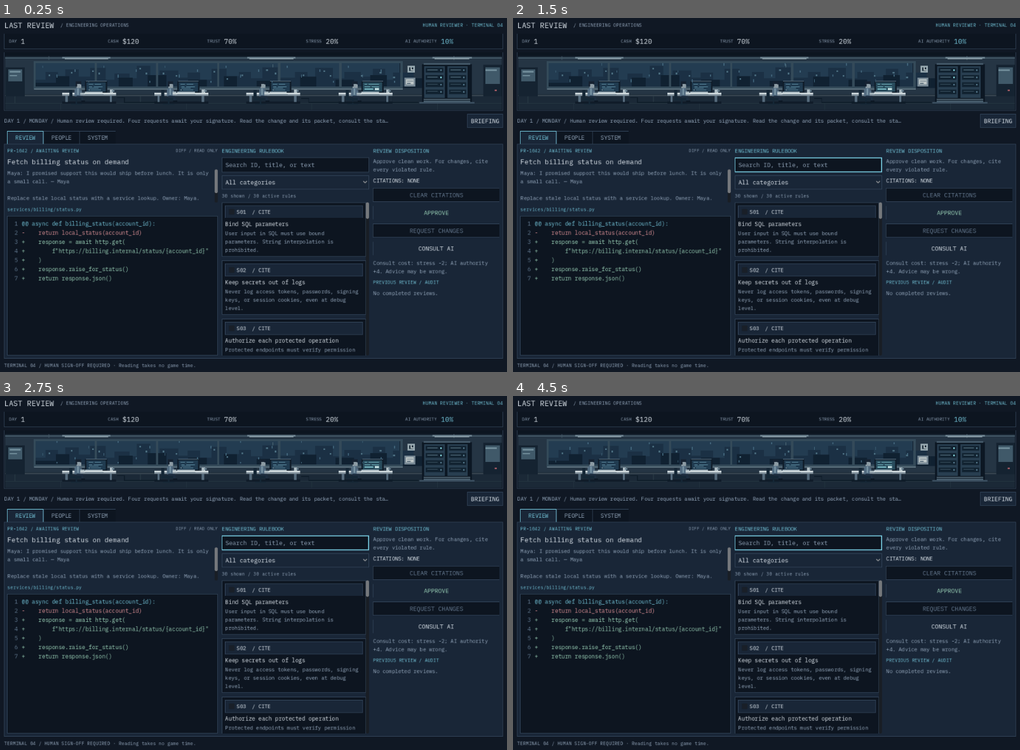
Above: before the commit, frames 1-4 (two rows, left to right).
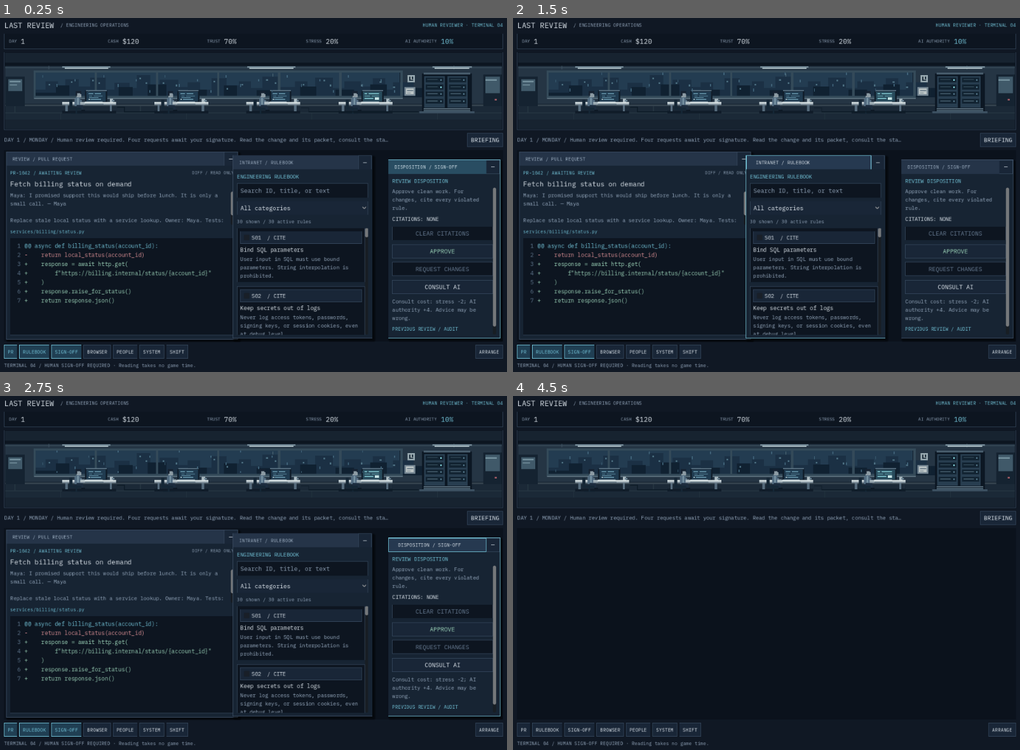
Above: after the commit, the same moments.

Repository: exponent-to/last-review
Game: Godot game, scene res://native/main.tscn
Same seed, same stepped clock (60 frames per second), same inputs: the game is played once before the commit and once after it.
Inputs (mouse positions are in pixels of both pictures, inside the frame that each line leads up to):
- Up to frame 1 (0.25 s): no input
- Up to frame 2 (1.5 s): click (629, 159) at 0.5 s, where only the run after the commit has a clickable "REVIEW / PULL REQUEST"; click (807, 163) at 1.25 s, where only the run after the commit has a clickable "INTRANET / RULEBOOK"
- Up to frame 3 (2.75 s): click (436, 544) at 2 s, where only the run after the commit has a clickable "DISPOSITION / SIGN-OFF"
- Up to frame 4 (4.5 s): click (746, 537) at 2.75 s, where only the run after the commit has a clickable "—"; click (878, 541) at 3.5 s, where only the run after the commit has a clickable "—"; click (1004, 544) at 4.25 s, where only the run after the commit has a clickable "—"

The runs differ from the first frame. In frame 1, 23% of the frame differs, in the area x 0-100%, y 10-97%; in frame 2, 22%; in frame 3, 23%; in frame 4, 39%.

Commit message:
feat: add draggable native review desktop and local intranet browser

Diff:
--- /dev/null
+++ b/native/desktop_window.gd
@@ -0,0 +1,148 @@
+extends PanelContainer
+## A native floating desktop window with mouse and keyboard titlebar movement.
+
+signal activated(window_id: String)
+signal minimized(window_id: String)
+
+var window_id: String = ""
+var window_title: String = "WINDOW"
+var body: VBoxContainer
+var title_button: Button
+var _dragging: bool = false
+var _drag_offset: Vector2 = Vector2.ZERO
+var _active: bool = false
+
+
+func _ready() -> void:
+	mouse_filter = Control.MOUSE_FILTER_STOP
+	var frame: VBoxContainer = VBoxContainer.new()
+	frame.add_theme_constant_override("separation", 0)
+	add_child(frame)
+	var titlebar: HBoxContainer = HBoxContainer.new()
+	titlebar.add_theme_constant_override("separation", 0)
+	frame.add_child(titlebar)
+	title_button = Button.new()
+	title_button.text = "  " + window_title
+	title_button.alignment = HORIZONTAL_ALIGNMENT_LEFT
+	title_button.size_flags_horizontal = Control.SIZE_EXPAND_FILL
+	title_button.custom_minimum_size.y = 32
+	title_button.add_theme_font_size_override("font_size", 12)
+	title_button.tooltip_text = "Drag to move. With the title focused, use arrow keys; Shift moves farther."
+	title_button.gui_input.connect(_title_input)
+	titlebar.add_child(title_button)
+	var minimize_button: Button = Button.new()
+	minimize_button.text = "—"
+	minimize_button.custom_minimum_size = Vector2(34, 32)
+	minimize_button.tooltip_text = "Minimize " + window_title + "; reopen from the taskbar."
+	minimize_button.pressed.connect(minimize_window)
+	titlebar.add_child(minimize_button)
+	var margin: MarginContainer = MarginContainer.new()
+	margin.size_flags_vertical = Control.SIZE_EXPAND_FILL
+	for edge: String in ["left", "right", "top", "bottom"]:
+		margin.add_theme_constant_override("margin_" + edge, 9)
+	frame.add_child(margin)
+	body = VBoxContainer.new()
+	body.size_flags_horizontal = Control.SIZE_EXPAND_FILL
+	body.size_flags_vertical = Control.SIZE_EXPAND_FILL
+	body.add_theme_constant_override("separation", 8)
+	margin.add_child(body)
+	set_active(false)
+
+
+func set_active(active: bool) -> void:
+	_active = active
+	var panel: StyleBoxFlat = StyleBoxFlat.new()
+	panel.bg_color = Color("172433")
+	panel.border_color = Color("79c7da") if active else Color("405268")
+	panel.set_border_width_all(1)
+	panel.shadow_color = Color(0, 0, 0, 0.48)
+	panel.shadow_size = 5
+	panel.shadow_offset = Vector2(4, 5)
+	add_theme_stylebox_override("panel", panel)
+	if is_instance_valid(title_button):
+		var title_style: StyleBoxFlat = StyleBoxFlat.new()
+		title_style.bg_color = Color("294d62") if active else Color("253448")
+		title_style.content_margin_top = 5
+		title_style.content_margin_bottom = 5
+		title_button.add_theme_stylebox_override("normal", title_style)
+		title_button.add_theme_color_override("font_color", Color("e0edf5") if active else Color("a3b5c8"))
+
+
+func focus_window() -> void:
+	if not is_inside_tree() or not visible:
+		return
+	get_parent().move_child(self, get_parent().get_child_count() - 1)
+	activated.emit(window_id)
+
+
+func minimize_window() -> void:
+	_dragging = false
+	hide()
+	minimized.emit(window_id)
+
+
+func restore_window(keyboard_focus: bool = true) -> void:
+	show()
+	clamp_to_desktop()
+	focus_window()
+	if keyboard_focus:
+		title_button.grab_focus()
+
+
+func clamp_to_desktop() -> void:
+	var desktop: Control = get_parent() as Control
+	if desktop == null:
+		return
+	# Keep a useful titlebar fragment reachable even when the body is offscreen.
+	position.x = clampf(position.x, -maxf(0.0, size.x - 140.0), maxf(0.0, desktop.size.x - 140.0))
+	position.y = clampf(position.y, 0.0, maxf(0.0, desktop.size.y - 34.0))
+
+
+func move_window(delta: Vector2) -> void:
+	position += delta
+	clamp_to_desktop()
+
+
+func _title_input(event: InputEvent) -> void:
+	if event is InputEventMouseButton and event.button_index == MOUSE_BUTTON_LEFT:
+		if event.pressed:
+			focus_window()
+			_dragging = true
+			_drag_offset = get_global_mouse_position() - global_position
+		else:
+			_dragging = false
+	elif event is InputEventKey and event.pressed:
+		var step: float = 32.0 if event.shift_pressed else 8.0
+		var delta: Vector2 = Vector2.ZERO
+		match event.keycode:
+			KEY_LEFT: delta.x = -step
+			KEY_RIGHT: delta.x = step
+			KEY_UP: delta.y = -step
+			KEY_DOWN: delta.y = step
+		if delta != Vector2.ZERO:
+			focus_window()
+			move_window(delta)
+			accept_event()
+
+
+func _input(event: InputEvent) -> void:
+	if not is_visible_in_tree():
+		_dragging = false
+		return
+	if event is InputEventMouseButton and event.button_index == MOUSE_BUTTON_LEFT:
+		if not event.pressed:
+			_dragging = false
+		elif get_global_rect().has_point(get_global_mouse_position()) and _is_top_window_at_pointer():
+			focus_window()
+	elif event is InputEventMouseMotion and _dragging:
+		global_position = get_global_mouse_position() - _drag_offset
+		clamp_to_desktop()
+
+
+func _is_top_window_at_pointer() -> bool:
+	var siblings: Array[Node] = get_parent().get_children()
+	siblings.reverse()
+	for sibling: Node in siblings:
+		if sibling is PanelContainer and sibling.visible and sibling.get_global_rect().has_point(get_global_mouse_position()):
+			return sibling == self
+	return true
--- a/native/interface.gd
+++ b/native/interface.gd
@@ -7,6 +7,7 @@
 signal reset_requested
 signal motion_changed(enabled: bool)
 
+const DesktopWindow = preload("res://native/desktop_window.gd")
 const Catalog = preload("res://content/catalog.gd")
 const TerminalFont: FontFile = preload("res://art/fonts/IBMPlexMono-Regular.ttf")
 const BACK: Color = Color("101824")
@@ -36,7 +37,15 @@
 var _hud: Dictionary = {}
 var _people: Dictionary = {}
 var _rule_rows: Array[Dictionary] = []
-var _review_columns: HBoxContainer
+var _desktop: Control
+var _windows: Dictionary = {}
+var _dock_buttons: Dictionary = {}
+var _last_phase: String = ""
+var _browser_address: LineEdit
+var _browser_text: Label
+var _browser_back: Button
+var _browser_history: Array[String] = []
+var _browser_path: String = "home"
 var _phase_panel: VBoxContainer
 var _phase_title: Label
 var _phase_detail: Label
@@ -87,13 +96,8 @@
 	var briefing_row: HBoxContainer = _row(frame)
 	_briefing = _paragraph(briefing_row, "", 13, DIM)
 	_button(briefing_row, "BRIEFING", func() -> void: _briefing_dialog.popup_centered())
-	var tabs: TabContainer = TabContainer.new()
-	tabs.size_flags_vertical = Control.SIZE_EXPAND_FILL
-	tabs.size_flags_horizontal = Control.SIZE_EXPAND_FILL
-	frame.add_child(tabs)
-	_build_review(_tab(tabs, "REVIEW"))
-	_build_people(_tab(tabs, "PEOPLE"))
-	_build_system(_tab(tabs, "SYSTEM"))
+	_build_desktop(frame)
+	_build_dock(frame)
 	_notice = _paragraph(frame, "", 14, CYAN)
 	_notice.visible = false
 	_footer = _label(frame, "REVIEW DESK  /  Reading takes no game time.", 12, DIM)
@@ -111,6 +115,7 @@
 	_briefing_dialog.get_label().autowrap_mode = TextServer.AUTOWRAP_WORD_SMART
 	_briefing_dialog.get_label().custom_minimum_size.x = 600
 	add_child(_briefing_dialog)
+	_arrange_windows.call_deferred()
 
 
 func _build_theme() -> Theme:
@@ -269,17 +274,58 @@
 	parent.add_child(panel)
 	scene_host = Control.new()
 	scene_host.name = "SceneHost"
-	scene_host.custom_minimum_size = Vector2(640, 144)
+	scene_host.custom_minimum_size = Vector2(640, 192)
 	scene_host.clip_contents = true
 	panel.add_child(scene_host)
 
 
-func _build_review(page: VBoxContainer) -> void:
-	_review_columns = _row(page, 10)
-	_review_columns.size_flags_vertical = Control.SIZE_EXPAND_FILL
-	var code: VBoxContainer = _column(_review_columns)
-	code.size_flags_stretch_ratio = 1.5
-	code.custom_minimum_size.x = 385
+func _build_desktop(parent: Node) -> void:
+	_desktop = Control.new()
+	_desktop.name = "TerminalDesktop"
+	_desktop.size_flags_vertical = Control.SIZE_EXPAND_FILL
+	_desktop.size_flags_horizontal = Control.SIZE_EXPAND_FILL
+	_desktop.custom_minimum_size.y = 340
+	_desktop.clip_contents = true
+	parent.add_child(_desktop)
+	var back: ColorRect = ColorRect.new()
+	back.color = Color("0b121c")
+	back.mouse_filter = Control.MOUSE_FILTER_IGNORE
+	back.set_anchors_and_offsets_preset(Control.PRESET_FULL_RECT)
+	_desktop.add_child(back)
+	_build_review_content(_new_window("review", "REVIEW / PULL REQUEST").body)
+	_build_rulebook(_new_window("rules", "INTRANET / RULEBOOK").body)
+	_build_decision(_new_window("decision", "DISPOSITION / SIGN-OFF").body)
+	_build_people(_new_window("people", "DIRECTORY / COLLEAGUES").body)
+	_build_system(_new_window("system", "TERMINAL / SYSTEM").body)
+	_build_browser(_new_window("browser", "INTRANET / LOCAL BROWSER").body)
+	var phase_window: DesktopWindow = _new_window("shift", "PERSONNEL / SHIFT RECORD")
+	_phase_panel = _scroll_column(phase_window.body)
+	_phase_title = _label(_phase_panel, "", 22, CYAN)
+	_phase_detail = _paragraph(_phase_panel, "", 16)
+	_evening_buttons = _row(_phase_panel)
+	for choice: String in ["rest", "socialize", "study"]:
+		var button: Button = _button(_evening_buttons, choice.to_upper(), _emit_command.bind({"type": "next-day", "choice": choice}))
+		button.size_flags_horizontal = Control.SIZE_EXPAND_FILL
+	_complete_button = _button(_phase_panel, "START NEW RUN", func() -> void: _confirmation.popup_centered())
+	_phase_feedback = _paragraph(_phase_panel, "", 14, DIM)
+
+	for id: String in ["people", "system", "browser", "shift"]:
+		_windows[id].hide()
+	_desktop.resized.connect(_arrange_windows)
+
+
+func _new_window(id: String, title: String) -> DesktopWindow:
+	var window: DesktopWindow = DesktopWindow.new()
+	window.window_id = id
+	window.window_title = title
+	window.activated.connect(_focus_app)
+	window.minimized.connect(func(_id: String) -> void: _update_dock())
+	_desktop.add_child(window)
+	_windows[id] = window
+	return window
+
+
+func _build_review_content(code: VBoxContainer) -> void:
 	var title_row: HBoxContainer = _row(code)
 	_pr_id = _label(title_row, "PULL REQUEST", 12, CYAN)
 	_spacer(title_row)
@@ -305,22 +351,117 @@
 	_diff.wrap_mode = TextEdit.LINE_WRAPPING_BOUNDARY
 	_diff.custom_minimum_size.y = 130
 	code.add_child(_diff)
-	_build_rulebook(_review_columns)
-	_build_decision(_review_columns)
-	_phase_panel = _scroll_column(page)
-	_phase_panel.get_parent().visible = false
-	_phase_title = _label(_phase_panel, "", 22, CYAN)
-	_phase_detail = _paragraph(_phase_panel, "", 16)
-	_evening_buttons = _row(_phase_panel)
-	for choice: String in ["rest", "socialize", "study"]:
-		var button: Button = _button(_evening_buttons, choice.to_upper(), _emit_command.bind({"type": "next-day", "choice": choice}))
-		button.size_flags_horizontal = Control.SIZE_EXPAND_FILL
-	_complete_button = _button(_phase_panel, "START NEW RUN", func() -> void: _confirmation.popup_centered())
-	_phase_feedback = _paragraph(_phase_panel, "", 14, DIM)
+
+
+func _build_dock(parent: Node) -> void:
+	var dock: HBoxContainer = _row(parent, 5)
+	for item: Array in [["review", "PR"], ["rules", "RULEBOOK"], ["decision", "SIGN-OFF"], ["browser", "BROWSER"], ["people", "PEOPLE"], ["system", "SYSTEM"], ["shift", "SHIFT"]]:
+		var id: String = str(item[0])
+		var button: Button = _button(dock, str(item[1]), _open_app.bind(id))
+		button.toggle_mode = true
+		button.add_theme_font_size_override("font_size", 12)
+		_dock_buttons[id] = button
+	_spacer(dock)
+	var arrange: Button = _button(dock, "ARRANGE", _arrange_windows)
+	arrange.tooltip_text = "Reset window positions. Drag titlebars or focus one and use the arrow keys."
+	arrange.add_theme_font_size_override("font_size", 12)
+
+
+func _arrange_windows() -> void:
+	if not is_instance_valid(_desktop) or _windows.is_empty():
+		return
+	var extent: Vector2 = _desktop.size
+	var review_width: float = maxf(430.0, extent.x * 0.465)
+	var rule_width: float = maxf(320.0, extent.x * 0.28)
+	var decision_width: float = maxf(266.0, extent.x * 0.225)
+	var layouts: Dictionary = {
+		"review": Rect2(Vector2(5, 4), Vector2(review_width, extent.y - 10)),
+		"rules": Rect2(Vector2(review_width - 8, 13), Vector2(rule_width, extent.y - 21)),
+		"decision": Rect2(Vector2(extent.x - decision_width - 6, 24), Vector2(decision_width, extent.y - 32)),
+		"people": Rect2(Vector2(50, 24), Vector2(minf(620, extent.x - 100), extent.y - 48)),
+		"system": Rect2(Vector2(100, 32), Vector2(minf(700, extent.x - 150), extent.y - 56)),
+		"browser": Rect2(Vector2(70, 18), Vector2(minf(780, extent.x - 100), extent.y - 38)),
+		"shift": Rect2(Vector2(28, 10), Vector2(extent.x - 56, extent.y - 22)),
+	}
+	for id: String in _windows:
+		var window: DesktopWindow = _windows[id]
+		var layout: Rect2 = layouts[id]
+		window.position = layout.position
+		window.size = layout.size
+		window.clamp_to_desktop()
+
+
+func _open_app(id: String) -> void:
+	var phase: String = str(_state.get("phase", "review"))
+	if id in ["review", "rules", "decision"] and phase != "review":
+		id = "shift"
+	if id == "shift" and phase == "review":
+		notify("No shift record is available yet.")
+		return
+	var window: DesktopWindow = _windows[id]
+	window.restore_window()
+	_update_dock()
+
+
+func _focus_app(id: String) -> void:
+	for other_id: String in _windows:
+		var window: DesktopWindow = _windows[other_id]
+		window.set_active(other_id == id)
+	_update_dock()
+
+
+func _update_dock() -> void:
+	for id: String in _dock_buttons:
+		var button: Button = _dock_buttons[id]
+		var window: DesktopWindow = _windows[id]
+		button.set_pressed_no_signal(window.visible)
+		button.tooltip_text = ("Focus " if window.visible else "Reopen ") + window.window_title
+
+
+func _build_browser(page: VBoxContainer) -> void:
+	var navigation: HBoxContainer = _row(page, 5)
+	_browser_back = _button(navigation, "<", _browser_go_back)
+	_browser_back.tooltip_text = "Previous intranet page"
+	_browser_address = LineEdit.new()
+	_browser_address.editable = false
+	_browser_address.size_flags_horizontal = Control.SIZE_EXPAND_FILL
+	_browser_address.add_theme_font_size_override("font_size", 13)
+	navigation.add_child(_browser_address)
+	_button(navigation, "HOME", _browse.bind("home"))
+	var links: HBoxContainer = _row(page)
+	_button(links, "PROCEDURE", _browse.bind("procedure"))
+	_button(links, "DAILY MEMO", _browse.bind("memo"))
+	_button(links, "STANDARDS", _open_app.bind("rules"))
+	_button(links, "DIRECTORY", _open_app.bind("people"))
+	var content: VBoxContainer = _scroll_column(page)
+	_browser_text = _paragraph(content, "", 15)
+	_browse("home")
+
+
+func _browse(path: String, record: bool = true) -> void:
+	if record and _browser_path != path:
+		_browser_history.append(_browser_path)
+	_browser_path = path
+	_browser_address.text = "intranet://engineering/" + path
+	_browser_back.disabled = _browser_history.is_empty()
+	match path:
+		"procedure":
+			_browser_text.text = "REVIEW PROCEDURE\n\nRead the author packet and changed code. Use the standards index to identify every applicable violation.\nApprove clean work with no citations. Request changes with precise citations.\nThe audit is issued after your decision. Colleague approval and technical correctness are separate.\nHelios recommendations are optional and can be wrong."
+		"memo":
+			_browser_text.text = "DAILY OPERATIONS MEMO\n\n" + Catalog.briefing(int(_state.get("day", 1)))
+		_:
+			_browser_text.text = "ENGINEERING INTRANET\nLOCAL TERMINAL / INTERNAL ACCESS\n\nWorkstation online.\n\nOpen STANDARDS to consult the active rulebook, DIRECTORY to inspect colleague relationships, or DAILY MEMO for the current instructions.\n\nThis terminal has no external network access. All documents are part of the game."
+
+
+func _browser_go_back() -> void:
+	if not _browser_history.is_empty():
+		var previous: String = _browser_history.pop_back()
+		_browse(previous, false)
 
 
 func _build_rulebook(parent: Node) -> void:
 	var column: VBoxContainer = _column(parent)
+	column.size_flags_vertical = Control.SIZE_EXPAND_FILL
 	column.size_flags_stretch_ratio = 1.05
 	column.custom_minimum_size.x = 300
 	_label(column, "ENGINEERING RULEBOOK", 13, CYAN)
@@ -361,6 +502,7 @@
 
 func _build_decision(parent: Node) -> void:
 	var holder: VBoxContainer = _column(parent)
+	holder.size_flags_vertical = Control.SIZE_EXPAND_FILL
 	holder.size_flags_stretch_ratio = 0.9
 	holder.custom_minimum_size.x = 240
 	_label(holder, "REVIEW DISPOSITION", 13, CYAN)
@@ -469,6 +611,8 @@
 		_briefing.text = "DAY %d / %s" % [day, briefing.left(115) + ("…" if briefing.length() > 115 else "")]
 		_briefing_dialog.dialog_text = briefing
 		_filter_rules()
+		if _browser_path == "memo":
+			_browse("memo", false)
 	for entry: Dictionary in _rule_rows:
 		var rule: Dictionary = entry["rule"]
 		var check: CheckBox = entry["check"]
@@ -481,8 +625,16 @@
 	_reject.disabled = selected.is_empty() or phase != "review"
 	_reject.tooltip_text = "Cite at least one rule first." if selected.is_empty() else "Request changes for every cited rule."
 	_consult.disabled = consulted or phase != "review"
-	_review_columns.visible = phase == "review"
-	_phase_panel.get_parent().visible = phase != "review"
+	if phase != _last_phase:
+		_last_phase = phase
+		for id: String in ["review", "rules", "decision"]:
+			_windows[id].visible = phase == "review"
+		_windows["shift"].visible = phase != "review"
+		if phase != "review":
+			_windows["shift"].focus_window()
+		else:
+			_windows["decision"].focus_window()
+		_update_dock()
 	if phase == "review":
 		# Deliberately never read audit-only violations or explanation here.
 		var request: Dictionary = Catalog.request_at(index)
Not shown, added: native/desktop_window.gd.uid
